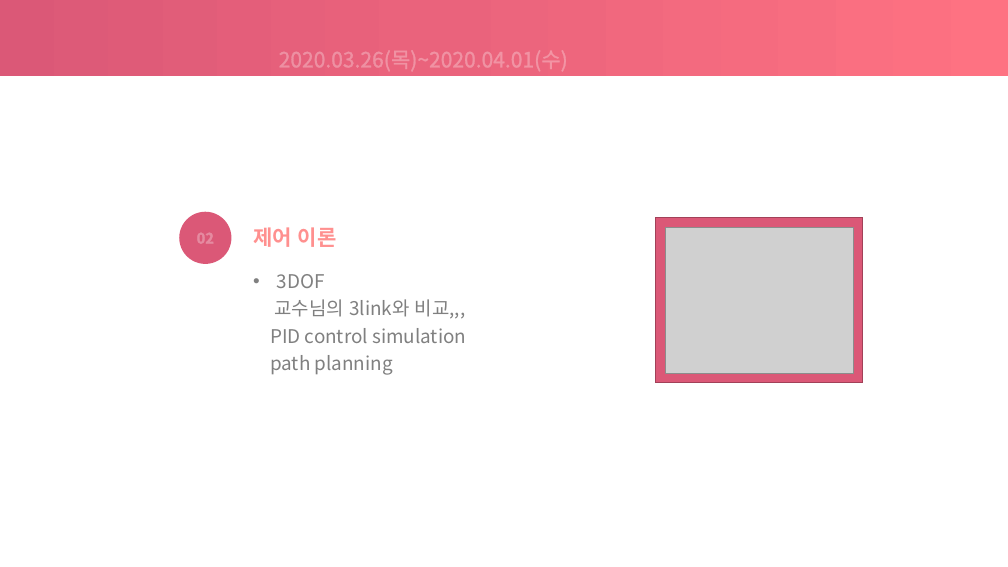
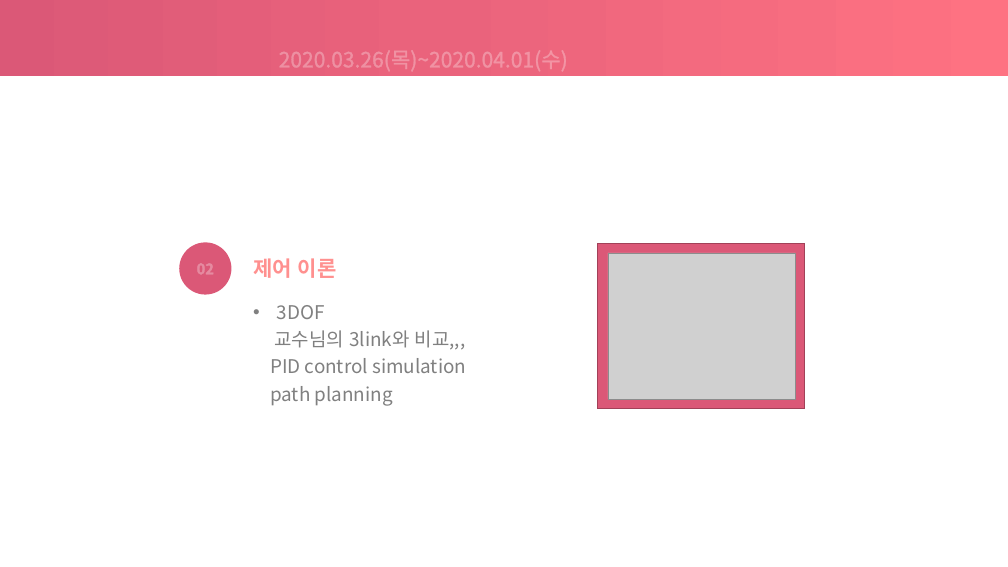
Before and after one commit to choeunyoung0208/silverzerowaterkite, a slide deck: slide 5 of 200402/2020.04.02.pptx. Drawn at 1008x567 pixels with LibreOffice and Linux fonts; fonts in the diff are those of the drawing; grey boxes stand for pictures. Boxes give left, top, right and bottom in pixels: in the first picture for what was removed or moved away, otherwise in the second. Text is boxed around its words. In the diff, an @@ line names an element or a change of style, - is before the commit and + after.

```diff
--- a/200402/2020.04.02.pptx
+++ b/200402/2020.04.02.pptx
@@ rectangle: place and size @@
-rectangle at [656, 217, 863, 383]
+rectangle at [598, 243, 805, 409]
@@ picture: place and size @@
-picture at [666, 227, 854, 373]
+picture at [608, 253, 796, 399]
@@ 2 texts, 1 ellipse: place and size @@
-2 texts, 1 ellipse at [179, 212, 466, 375]
+2 texts, 1 ellipse at [179, 243, 466, 406]
```
Also in this commit, not shown: 2 other slides changed.
